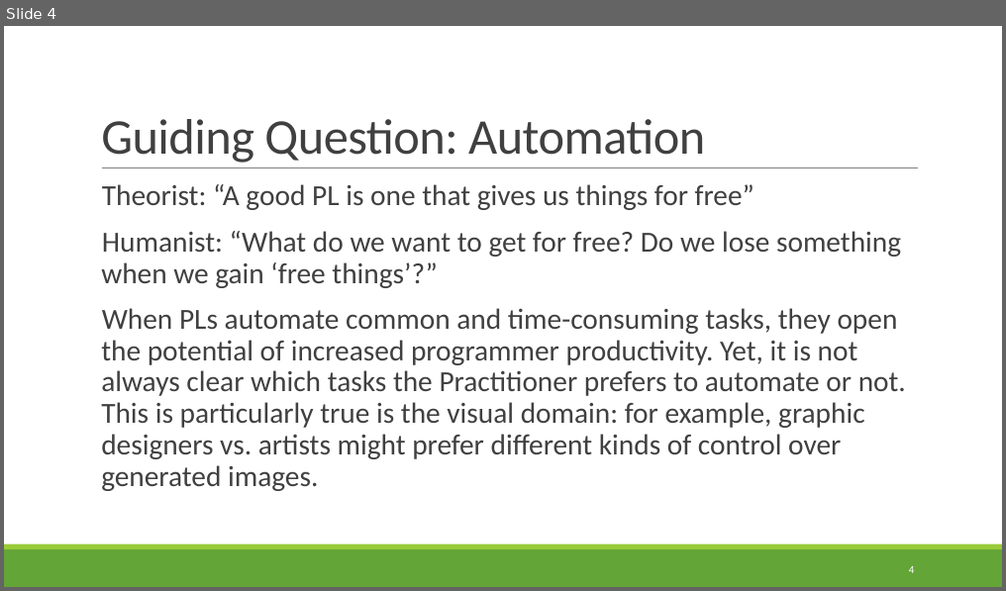
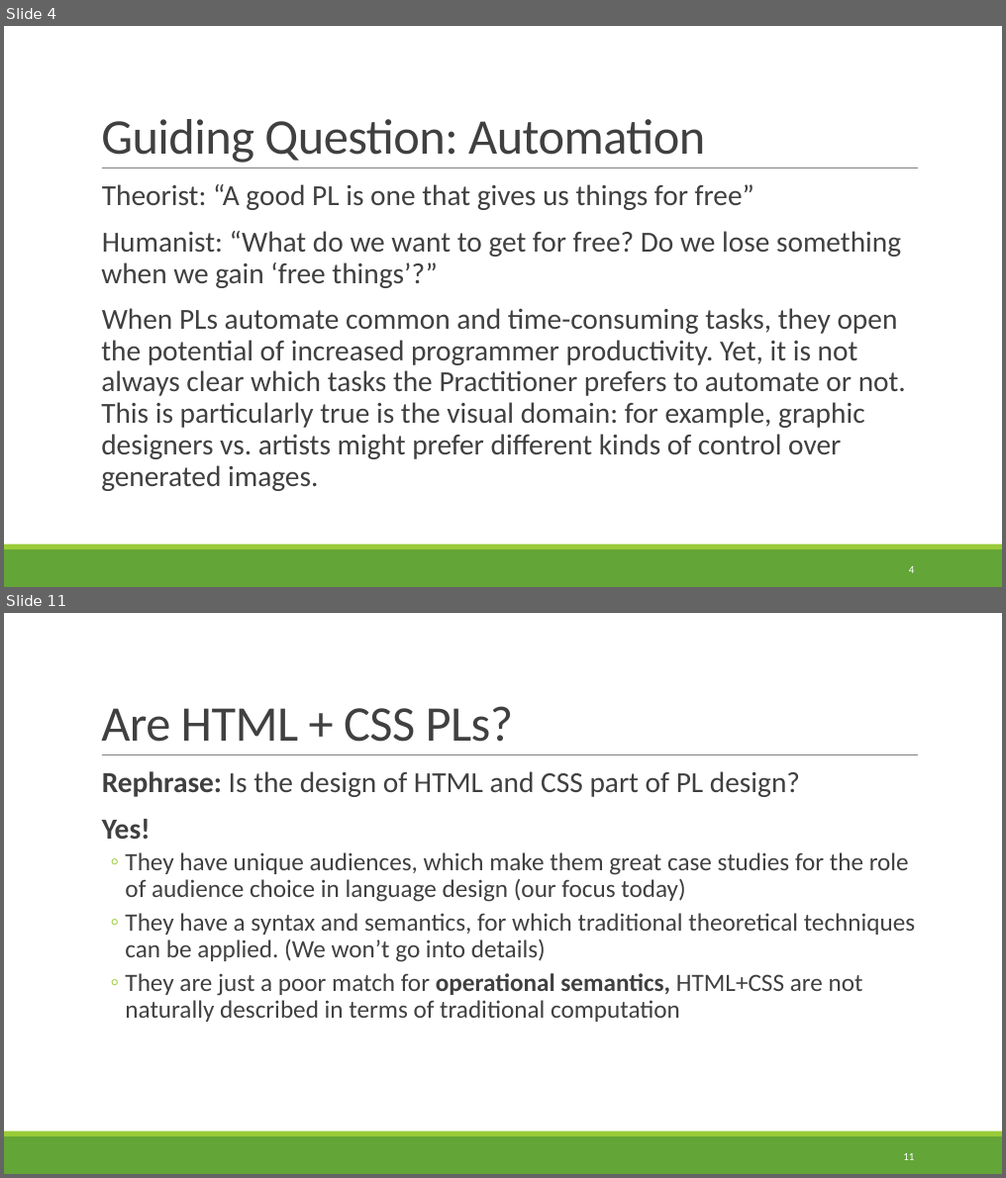
Before and after one commit to rbohrer/pl-course, a slide deck: LectureSlides/99Diagrams.pptx. Shown one above the other, each under a label of ours: slide 4 before the commit, slides 4 and 11 after it; the slides between them are not shown. The pictures are 1006x591 and 1006x1178 pixels, drawn with LibreOffice and Linux fonts; fonts in the diff are those of the drawing. Boxes give left, top, right and bottom in pixels: in the first picture for what was removed or moved away, otherwise in the second. Text is boxed around its words. In the diff, an @@ line names an element or a change of style, - is before the commit and + after.

```diff
--- a/LectureSlides/99Diagrams.pptx
+++ b/LectureSlides/99Diagrams.pptx
@@ slide 11 added at <box>4,613,1002,1174</box>, background #FFFFFF; not listed: 3 template elements that a slide beside it also shows @@
@@ title added at <box>101,706,514,742</box>, 48 pt, text #404040 @@
+Are HTML + CSS PLs?
@@ text added at <box>102,771,915,1022</box>, 24 pt, text #404040 @@
+  Rephrase: Is the design of HTML and CSS part of PL design?
+  Yes!
+  ◦ They have unique audiences, which make them great case studies for the role of audience choice in language design (our focus today)
+  ◦ They have a syntax and semantics, for which traditional theoretical techniques can be applied. (We won’t go into details)
+  ◦ They are just a poor match for operational semantics, HTML+CSS are not naturally described in terms of traditional computation
@@ page number added at <box>903,1154,914,1160</box>, 10.5 pt, text #FFFFFF @@
+11
```
Also in this commit, not shown: 8 slides changed, 20 other slides added, 9 slides removed.
